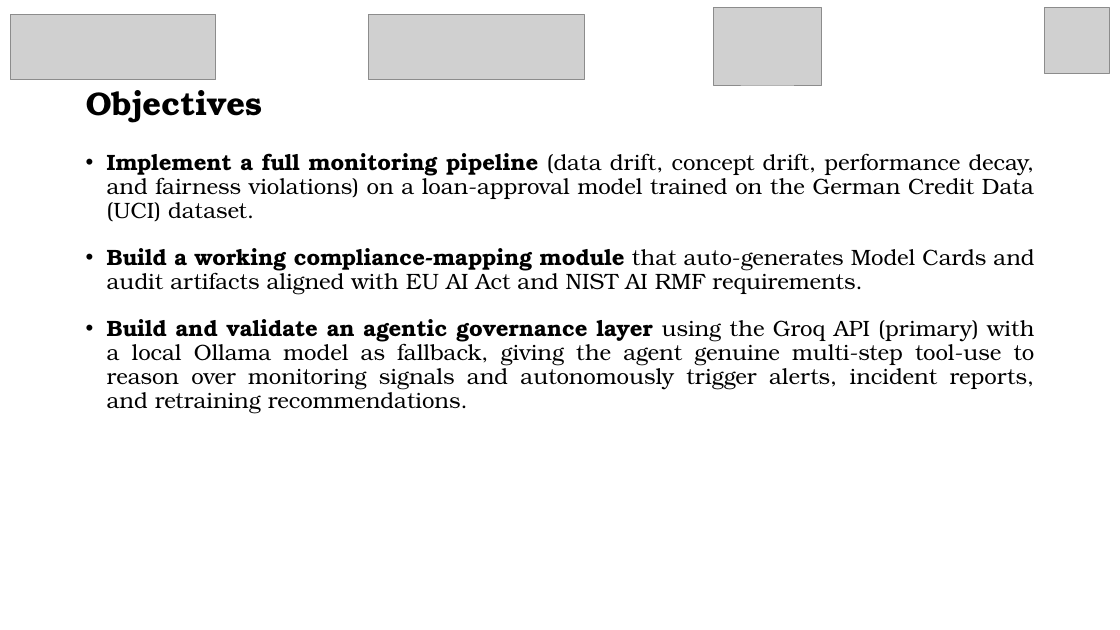
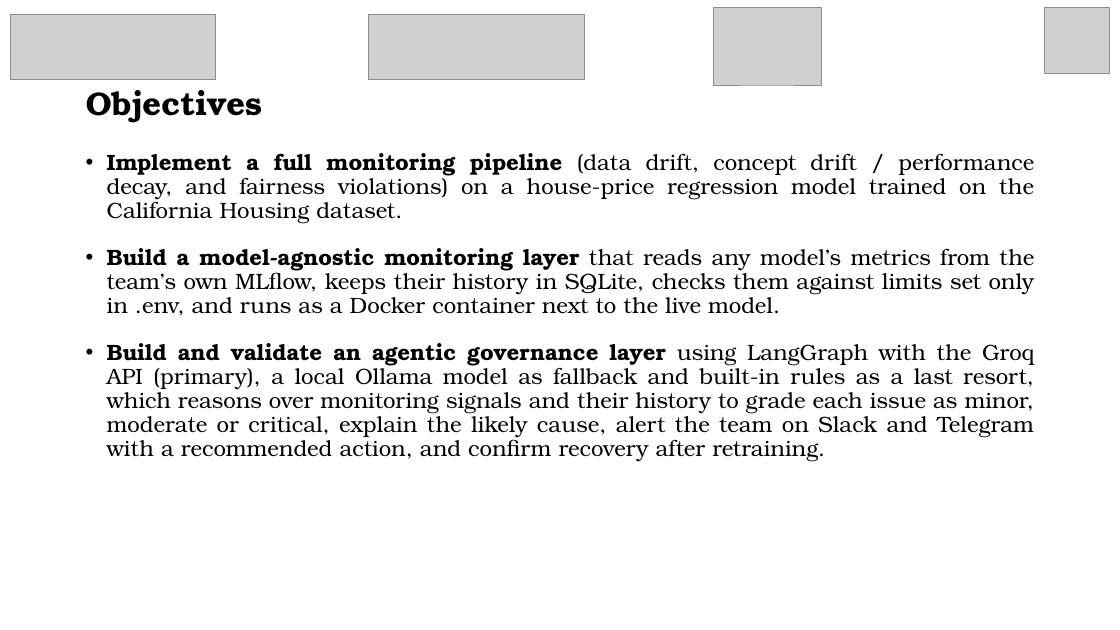
Before and after one commit to Sarthakr1003/ML-sentry-capstone, a slide deck: slide 6 of docs/paper/ML_Sentry_Review2.pptx. Drawn at 1120x630 pixels with LibreOffice and Linux fonts; fonts in the diff are those of the drawing; grey boxes stand for pictures. Boxes give left, top, right and bottom in pixels: in the first picture for what was removed or moved away, otherwise in the second. Text is boxed around its words. In the diff, an @@ line names an element or a change of style, - is before the commit and + after.

```diff
--- a/docs/paper/ML_Sentry_Review2.pptx
+++ b/docs/paper/ML_Sentry_Review2.pptx
@@ text at (x1=107, y1=153, x2=1035, y2=462): text changed @@
-• Implement a full monitoring pipeline (data drift, concept drift, performance decay, and fairness violations) on a loan-approval model trained on the German Credit Data (UCI) dataset.
-• Build a working compliance-mapping module that auto-generates Model Cards and audit artifacts aligned with EU AI Act and NIST AI RMF requirements.
-• Build and validate an agentic governance layer using the Groq API (primary) with a local Ollama model as fallback, giving the agent genuine multi-step tool-use to reason over monitoring signals and autonomously trigger alerts, incident reports, and retraining recommendations.
+• Implement a full monitoring pipeline (data drift, concept drift / performance decay, and fairness violations) on a house-price regression model trained on the California Housing dataset.
+• Build a model-agnostic monitoring layer that reads any model’s metrics from the team’s own MLflow, keeps their history in SQLite, checks them against limits set only in .env, and runs as a Docker container next to the live model.
+• Build and validate an agentic governance layer using LangGraph with the Groq API (primary), a local Ollama model as fallback and built-in rules as a last resort, which reasons over monitoring signals and their history to grade each issue as minor, moderate or critical, explain the likely cause, alert the team on Slack and Telegram with a recommended action, and confirm recovery after retraining.
```
